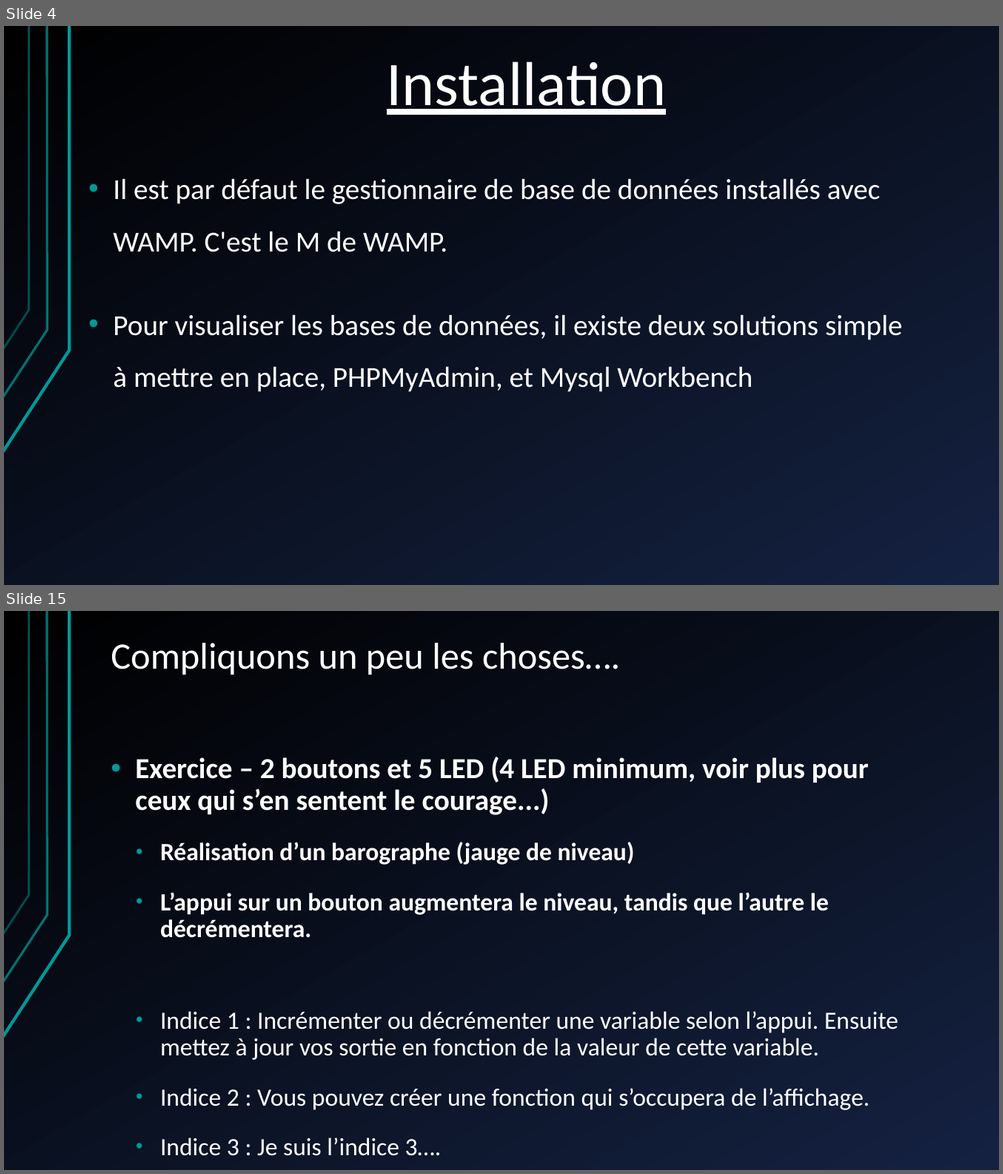
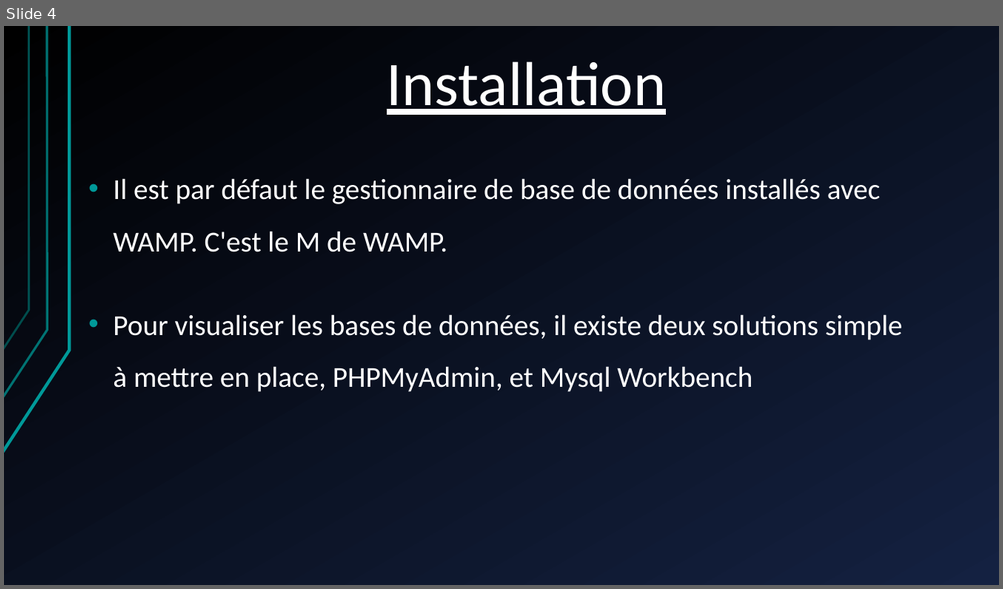
Before and after one commit to shyne99/formation-web, a slide deck: Seance 4 SQL PHP.ppt. Shown one above the other, each under a label of ours: slides 4 and 15 before the commit, slide 4 after it; the slides between them are not shown. The pictures are 1003x1174 and 1003x589 pixels, drawn with LibreOffice and Linux fonts; fonts in the diff are those of the drawing. Boxes give left, top, right and bottom in pixels: in the first picture for what was removed or moved away, otherwise in the second. Text is boxed around its words. In the diff, an @@ line names an element or a change of style, - is before the commit and + after.

```diff
--- a/Seance 4 SQL PHP.ppt
+++ b/Seance 4 SQL PHP.ppt
@@ slide 15 removed at box(4, 611, 999, 1170), background gradient #142141 to #000000; not listed: 3 template elements that a slide beside it also shows @@
@@ text removed at box(111, 643, 620, 675) @@
-Compliquons un peu les choses….
@@ text removed at box(135, 757, 898, 1111) @@
-• Exercice – 2 boutons et 5 LED (4 LED minimum, voir plus pour ceux qui s’en sentent le courage...)
-  • Réalisation d’un barographe (jauge de niveau)
-  • L’appui sur un bouton augmentera le niveau, tandis que l’autre le décrémentera.
-  • Indice 1 : Incrémenter ou décrémenter une variable selon l’appui. Ensuite mettez à jour vos sortie en fonction de la valeur de cette variable.
-  • Indice 2 : Vous pouvez créer une fonction qui s’occupera de l’affichage.
-  • Indice 3 : Je suis l’indice 3….
```
Also in this commit, not shown: 4 other slides changed, 18 slides added, 15 other slides removed.
